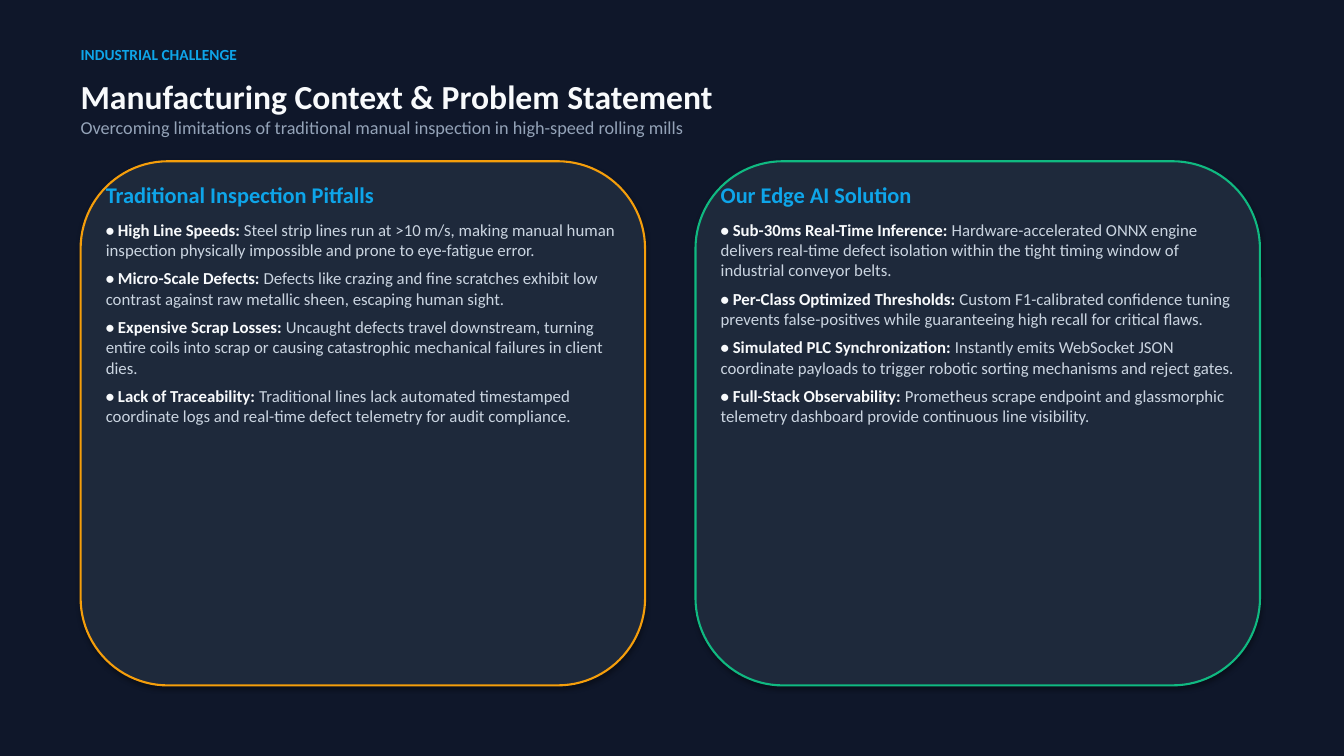
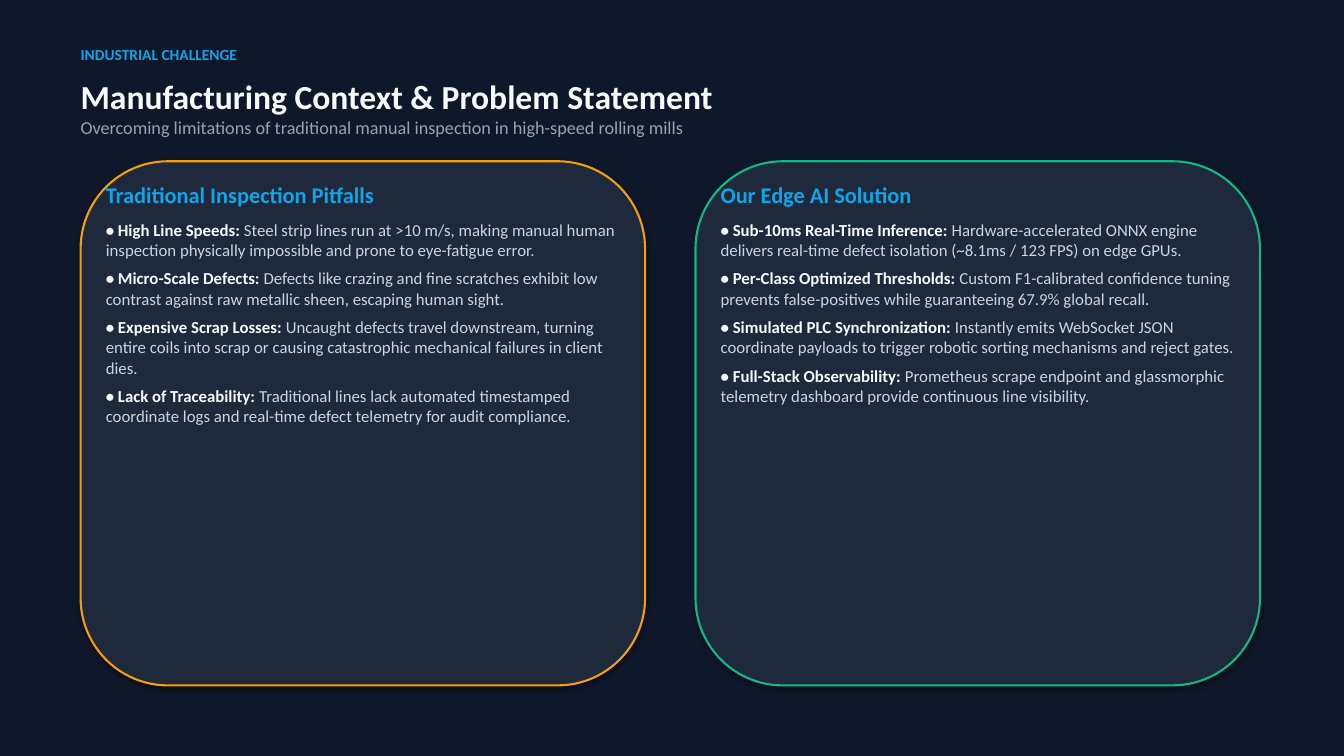
Before and after one commit to Mayank12348487487/Industrial_defect_system_zalima_internship, a slide deck: slide 2 of Industrial_Defect_Detection_Presentation.pptx. Drawn at 1344x756 pixels with LibreOffice and Linux fonts; fonts in the diff are those of the drawing. Boxes give left, top, right and bottom in pixels: in the first picture for what was removed or moved away, otherwise in the second. Text is boxed around its words. In the diff, an @@ line names an element or a change of style, - is before the commit and + after.

Commit message:
feat: improve real defect detection to 71.0% mAP50 and 67.9% recall with YOLOv8s and updated presentation

```diff
--- a/Industrial_Defect_Detection_Presentation.pptx
+++ b/Industrial_Defect_Detection_Presentation.pptx
@@ text at <box>721,224,1230,308</box>: text changed @@
-• Sub-30ms Real-Time Inference: Hardware-accelerated ONNX engine delivers real-time defect isolation within the tight timing window of industrial conveyor belts.
-• Per-Class Optimized Thresholds: Custom F1-calibrated confidence tuning prevents false-positives while guaranteeing high recall for critical flaws.
+• Sub-10ms Real-Time Inference: Hardware-accelerated ONNX engine delivers real-time defect isolation (~8.1ms / 123 FPS) on edge GPUs.
+• Per-Class Optimized Thresholds: Custom F1-calibrated confidence tuning prevents false-positives while guaranteeing 67.9% global recall.
```
Also in this commit, not shown: 5 other slides changed, 11 other files.
